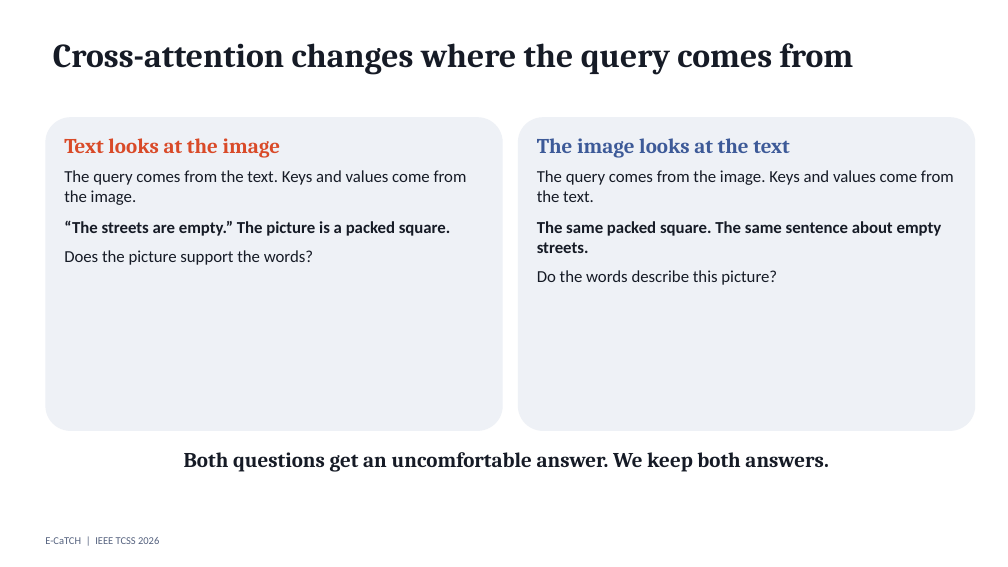
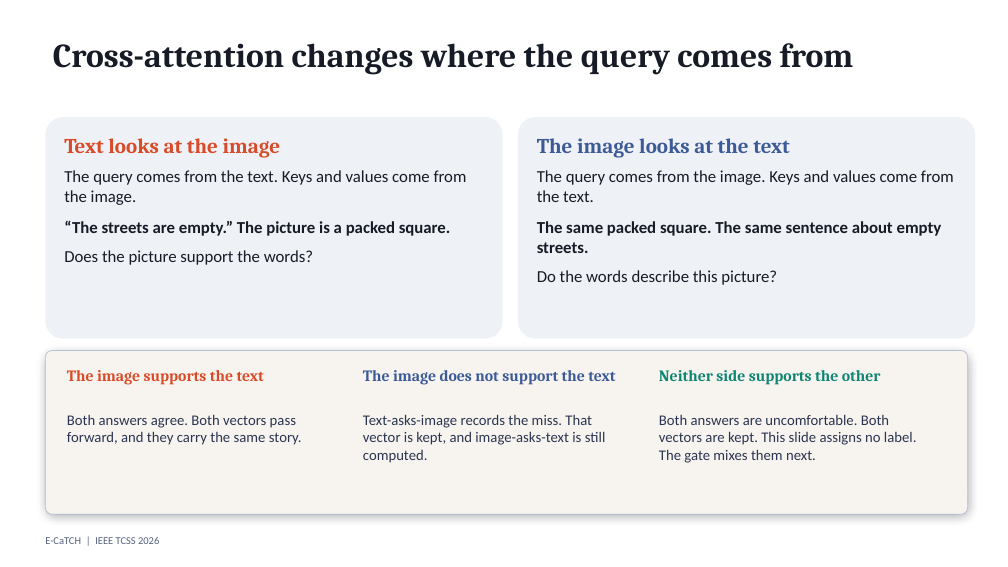
Before and after one commit to amousavi1/amousavi1.github.io, a slide deck: slide 15 of talks/georgetown-2026-ecatch/E-CaTCH_presentation_complete.pptx. Drawn at 1008x567 pixels with LibreOffice and Linux fonts; fonts in the diff are those of the drawing. Boxes give left, top, right and bottom in pixels: in the first picture for what was removed or moved away, otherwise in the second. Text is boxed around its words. In the diff, an @@ line names an element or a change of style, - is before the commit and + after.

```diff
--- a/talks/georgetown-2026-ecatch/E-CaTCH_presentation_complete.pptx
+++ b/talks/georgetown-2026-ecatch/E-CaTCH_presentation_complete.pptx
@@ rounded rectangle: place and size @@
-rounded rectangle at bbox=[45, 117, 503, 431]
+rounded rectangle at bbox=[45, 117, 503, 339]
@@ rounded rectangle: place and size @@
-rounded rectangle at bbox=[518, 117, 975, 431]
+rounded rectangle at bbox=[518, 117, 975, 339]
@@ rounded rectangle added at bbox=[45, 351, 968, 515], fill #F7F4EF, outline #B8C1D6 0.75 pt @@
@@ rounded rectangle added at bbox=[45, 351, 968, 515], fill #F7F4EF, outline #B8C1D6 0.75 pt @@
@@ text added at bbox=[67, 370, 264, 385], 15 pt, text #D94A28, bold @@
+The image supports the text
@@ text added at bbox=[363, 370, 615, 385], 15 pt, text #3D5A98, bold @@
+The image does not support the text
@@ text added at bbox=[659, 370, 881, 385], 15 pt, text #0F8573, bold @@
+Neither side supports the other
@@ text added at bbox=[67, 414, 302, 445], 14 pt, text #2B3550 @@
+Both answers agree. Both vectors pass forward, and they carry the same story.
@@ text added at bbox=[363, 414, 606, 463], 14 pt, text #2B3550 @@
+Text-asks-image records the miss. That vector is kept, and image-asks-text is still computed.
@@ text added at bbox=[659, 414, 917, 463], 14 pt, text #2B3550 @@
+Both answers are uncomfortable. Both vectors are kept. This slide assigns no label. The gate mixes them next.
@@ text removed at bbox=[184, 452, 828, 472] @@
-Both questions get an uncomfortable answer. We keep both answers.
```
Also in this commit, not shown: 10 other slides changed.
